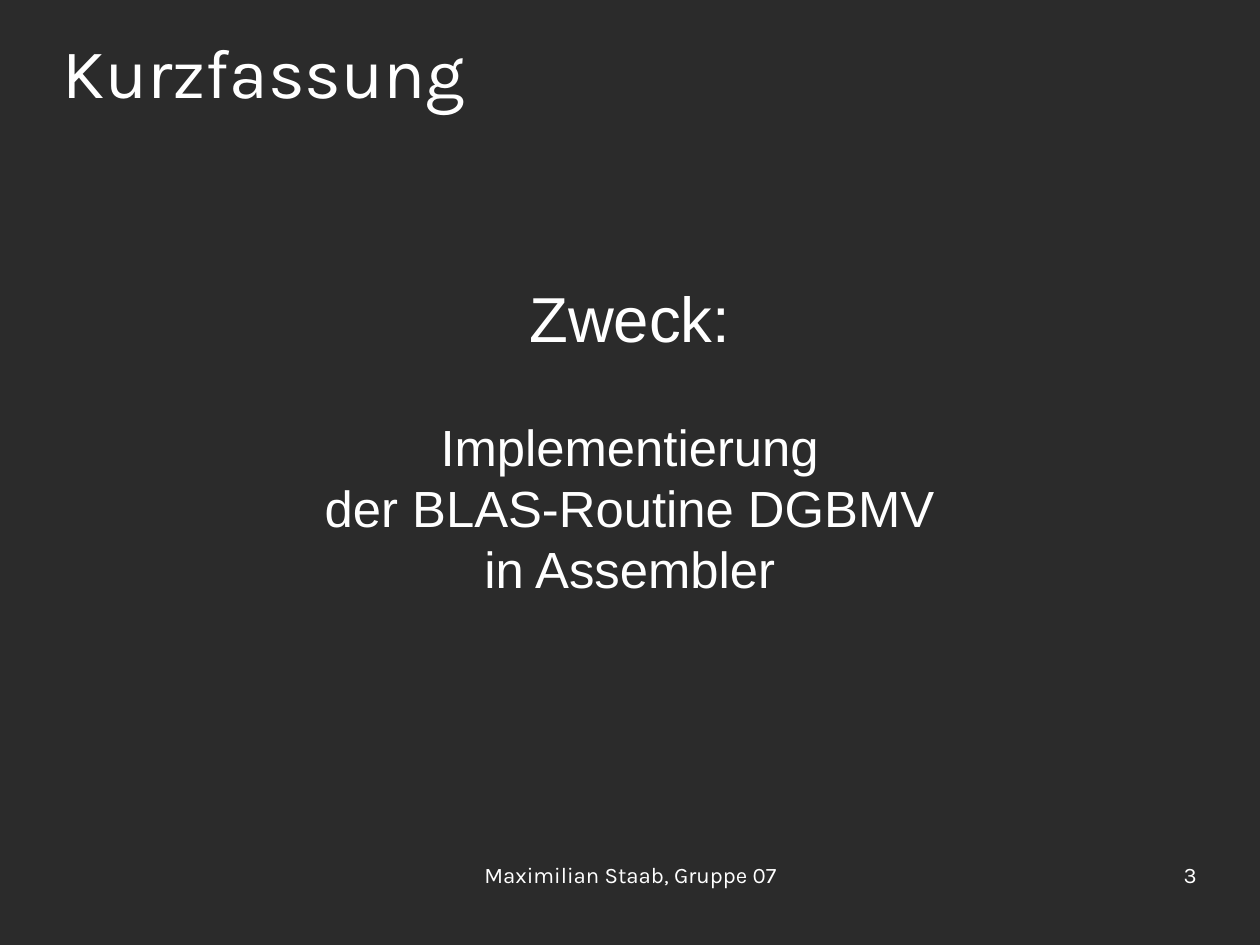
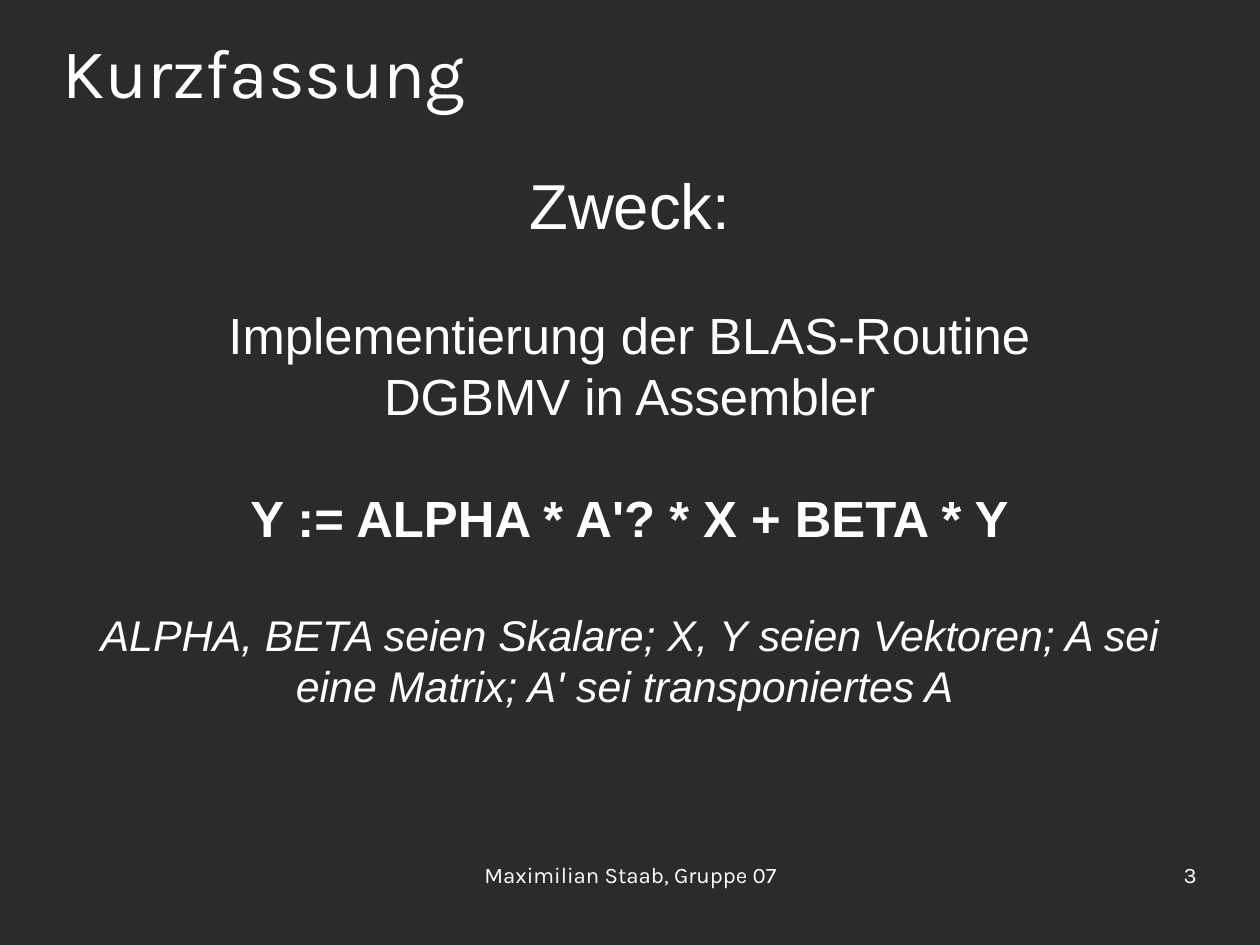
Before and after one commit to OrestTa/etip, a slide deck: slide 3 of Projekt2/Protokolle/verlauf2.odp. Drawn at 1260x945 pixels with LibreOffice and Linux fonts; fonts in the diff are those of the drawing; background and template pictures are left out; a plain dark background stands for a picture behind light text. Boxes give left, top, right and bottom in pixels: in the first picture for what was removed or moved away, otherwise in the second. Text is boxed around its words. In the diff, an @@ line names an element or a change of style, - is before the commit and + after.

Commit message:
verlauf2 DGBMV descr added

```diff
--- a/Projekt2/Protokolle/verlauf2.odp
+++ b/Projekt2/Protokolle/verlauf2.odp
@@ subtitle at bbox=[101, 317, 1159, 711]: text changed; size 32 to 27 pt; italic on @@
-Implementierung
-der BLAS-Routine DGBMV
-in Assembler
+Implementierung der BLAS-Routine
+DGBMV in Assembler
+Y := ALPHA * A'? * X + BETA * Y
+ALPHA, BETA seien Skalare; X, Y seien Vektoren; A sei eine Matrix; A' sei transponiertes A
```
